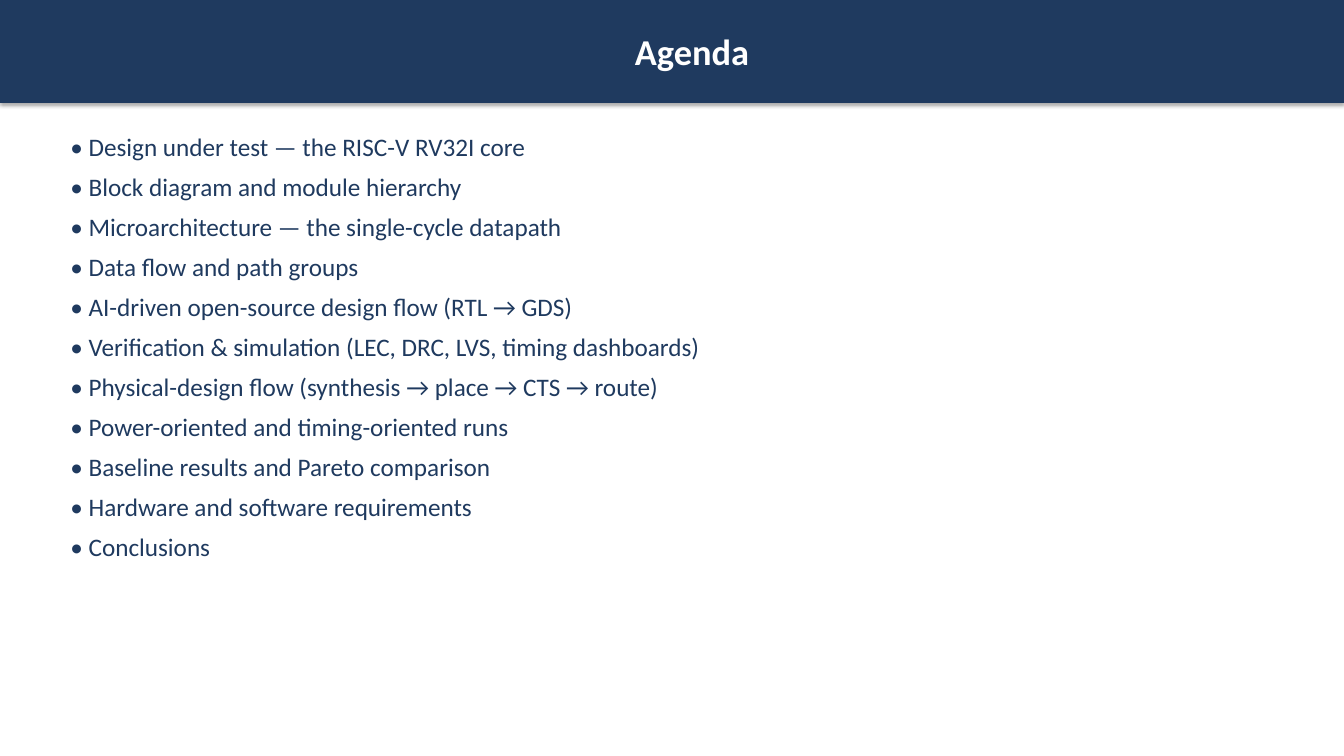
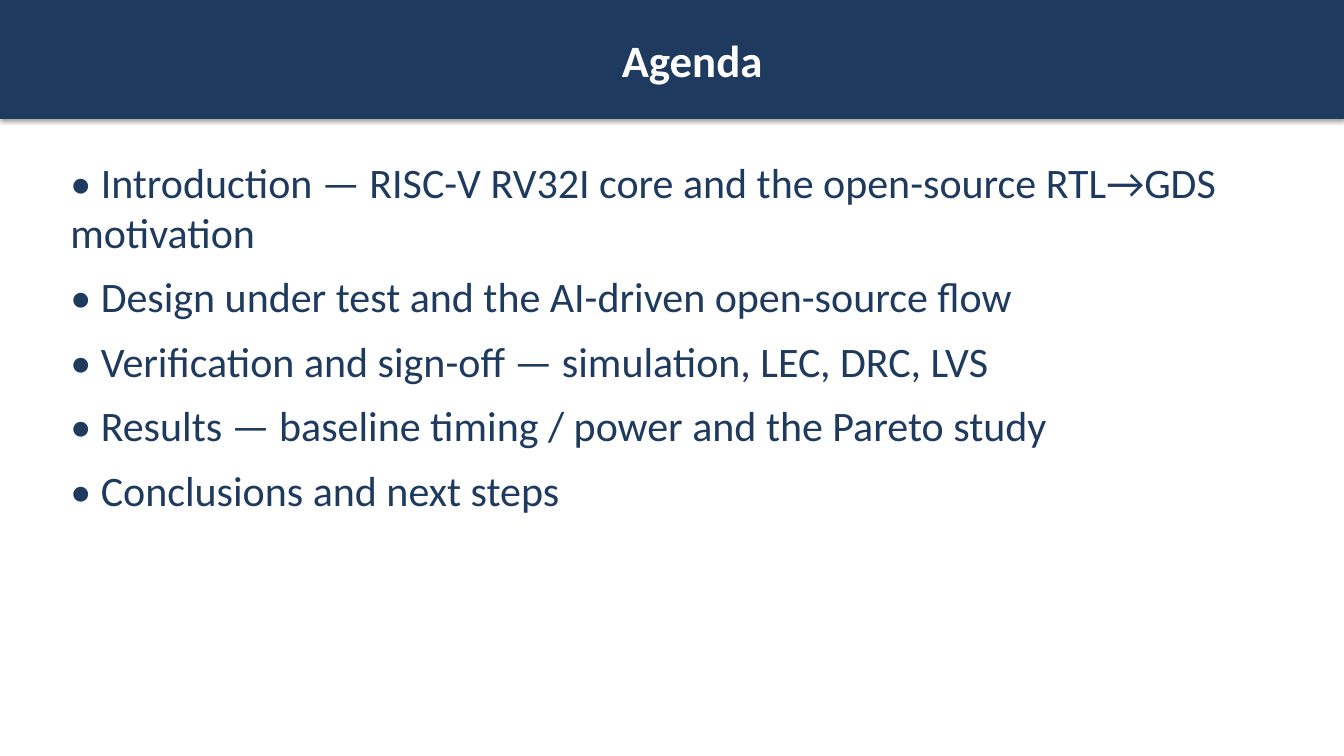
Before and after one commit to wuhannus/lunarch, a slide deck: slide 2 of flow/LUNARCH_AI_Driven_Chip_Design.pptx. Drawn at 1344x756 pixels with LibreOffice and Linux fonts; fonts in the diff are those of the drawing. Boxes give left, top, right and bottom in pixels: in the first picture for what was removed or moved away, otherwise in the second. Text is boxed around its words. In the diff, an @@ line names an element or a change of style, - is before the commit and + after.

Commit message:
Deck: add two-loop diagram + extra-cell table and NAND/NAND3/INV reasoning after the cell-type page

```diff
--- a/flow/LUNARCH_AI_Driven_Chip_Design.pptx
+++ b/flow/LUNARCH_AI_Driven_Chip_Design.pptx
@@ rectangle "Agenda": place and size @@
-rectangle "Agenda" at [0,0,1344,103]
+rectangle "Agenda" at [0,0,1344,119]
@@ rectangle "Agenda" at [0,0,1344,119]: size 26 to 32 pt @@
@@ text at [70,169,1216,513]: text changed; size 18 to 30 pt @@
-• Design under test — the RISC-V RV32I core
-• Block diagram and module hierarchy
-• Microarchitecture — the single-cycle datapath
-• Data flow and path groups
-• AI-driven open-source design flow (RTL → GDS)
-• Verification & simulation (LEC, DRC, LVS, timing dashboards)
-• Physical-design flow (synthesis → place → CTS → route)
-• Power-oriented and timing-oriented runs
-• Baseline results and Pareto comparison
-• Hardware and software requirements
-• Conclusions
+• Introduction — RISC-V RV32I core and the open-source RTL→GDS motivation
+• Design under test and the AI-driven open-source flow
+• Verification and sign-off — simulation, LEC, DRC, LVS
+• Results — baseline timing / power and the Pareto study
+• Conclusions and next steps
```
Also in this commit, not shown: 9 other slides changed, 7 slides added, 8 slides removed, 1 other file.
